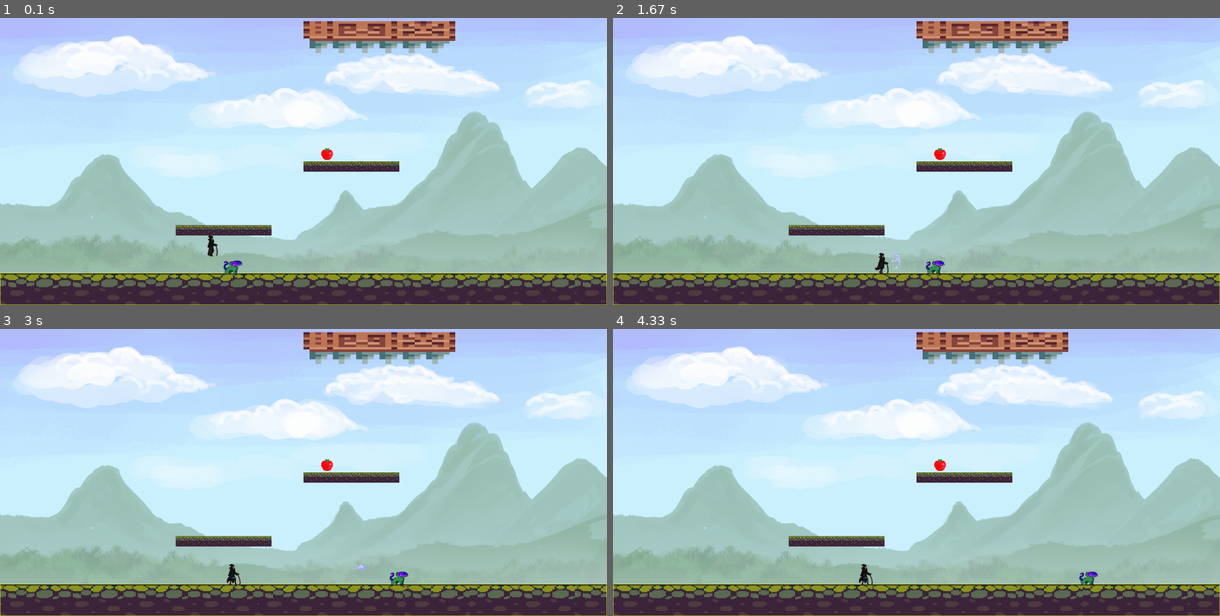
Above: before the commit, frames 1-4 (two rows, left to right).
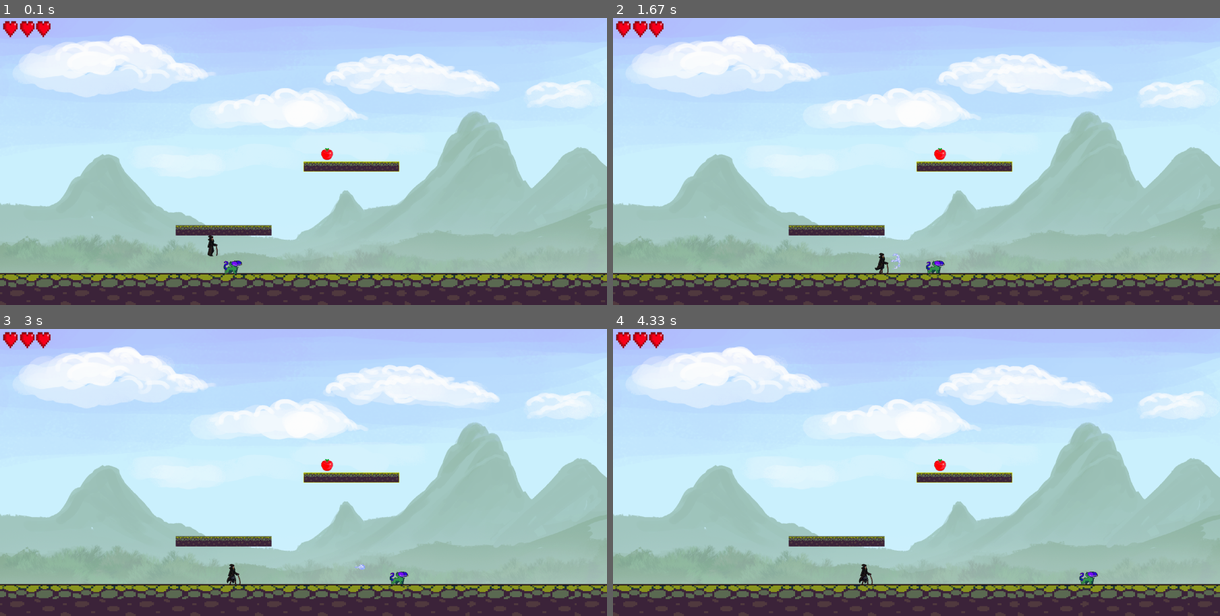
Above: after the commit, the same moments.

Repository: Juanmabott/Pygame
Game: pygame game, started from main.py
Same seed, same stepped clock (60 frames per second), same inputs: the game is played once before the commit and once after it.
Inputs (mouse positions are in pixels of both pictures, inside the frame that each line leads up to):
- Up to frame 1 (0.1 s): no input
- Up to frame 2 (1.67 s): hold Right 0.33-0.8 s; click (892, 172) at 0.92 s; hold Right 1.17-1.63 s
- Up to frame 3 (3 s): hold Left 1.67-2.2 s; hold Left 2.23-2.63 s; hold Right from 2.67 s (still down)
- Up to frame 4 (4.33 s): release Right at 3.3 s; hold Left 3.33-3.8 s; hold Right 3.83-4.3 s

The runs differ from the first frame. In frame 1, 3.5% of the frame differs, in the area x 0-100%, y 0-100%; in frame 2, 3.5%; in frame 3, 3.5%; in frame 4, 3.5%.

Commit message:
actualizado

Diff:
--- a/configuraciones.py
+++ b/configuraciones.py
@@ -7,12 +7,11 @@
 
 def reescalar_imagenes(lista_imagenes, ancho, alto):
     if type(lista_imagenes)==list:
-        for lista in lista_imagenes:
-            for i in range(len(lista)):
-                lista[i] = pygame.transform.scale(lista[i], (ancho, alto))
+        for i in range(len(lista_imagenes)):
+            lista_imagenes[i] = pygame.transform.scale(lista_imagenes[i], (ancho, alto))
     else:
-        lista = pygame.transform.scale(lista_imagenes, (ancho, alto))
-    return lista
+        lista_imagenes = pygame.transform.scale(lista_imagenes, (ancho, alto))
+    return lista_imagenes
 
 trampa_espinas=pygame.image.load("pygame/sources/escenario/trampas/Ceiling Trap - Level 2.png")
 
@@ -50,3 +49,7 @@
                 pygame.image.load("C:/Users/botta/Documents/pyton/pygame/sources/magos/mago base/projectil/4.png"),
                 pygame.image.load("C:/Users/botta/Documents/pyton/pygame/sources/magos/mago base/projectil/5.png"),
                 pygame.image.load("C:/Users/botta/Documents/pyton/pygame/sources/magos/mago base/projectil/6.png")]
+
+corazones=[pygame.image.load("C:/Users/botta/Documents/pyton/pygame/sources/items/0.png"),
+           pygame.image.load("C:/Users/botta/Documents/pyton/pygame/sources/items/1.png"),
+           pygame.image.load("C:/Users/botta/Documents/pyton/pygame/sources/items/2.png")]
--- /dev/null
+++ b/interfaz.py
@@ -0,0 +1,16 @@
+from objeto_juego  import *
+
+class Interfaz(Objeto_juego):
+    def __init__(self,imagen,x,y,screen):
+        super().__init__(imagen,x,y)
+        self.draw(screen)
+    def animar_vida(self,lista_imagenes,screen,dato):
+        tercio= dato/3
+        if  dato>= tercio*2 :
+            frame=2
+        elif  dato>= tercio:
+            frame=1
+        else:
+            frame=0
+
+        screen.blit(lista_imagenes[frame], self.rectangulo["main"])
--- a/item.py
+++ b/item.py
@@ -1,8 +1,8 @@
 from plataforma import *
 
-class Item(Plataforma):#es el hijo de objeto_juego
-    def __init__(self,valor,imagen,estado,pantalla,x,y):
-        super().__init__(imagen,estado,pantalla,x,y)
+class Item(Objeto_juego):
+    def __init__(self,valor,imagen,pantalla,x,y):
+        super().__init__(imagen,x,y)
         self.valor = valor
         self.curacion = 100
         self.pantalla = pantalla
@@ -12,7 +12,8 @@
             self.en_contacto_con_personaje = True
             personaje.vida += self.valor
             self.rectangulo['main'].y = self.rectangulo['main'].y +1000
-
+            print(self.rectangulo["main"].y)
+            self.actualizar_rectangulos()
             self.draw(self.pantalla)
             return True
         else:
--- a/main.py
+++ b/main.py
@@ -8,17 +8,8 @@
 from enemigo import *
 from item import *
 from projectil import *
-def obtener_rectangulo(principal)->dict:
-    diccionario = {}
-    diccionario['main'] = principal.copy()
-    diccionario['bottom'] = pygame.Rect(principal.left, principal.bottom - 10, principal.width, 10)
-    diccionario['right'] = pygame.Rect(principal.right - 2, principal.top, 2, principal.height)
-    diccionario['left'] = pygame.Rect(principal.left, principal.top, 2 , principal.height)
-    diccionario['top'] = pygame.Rect(principal.left, principal.top, principal.width, 10)
-
-    return diccionario
-
-
+from interfaz import *
+from spawnerEnemigo import *
 ANCHO,ALTO=1900,900
 TAMAÑO_PANTALA=(ANCHO,ALTO)
 FPS=18
@@ -73,6 +64,7 @@
 # rect_plataforma_tres = piso_tierra.get_rect()
 # rect_plataforma_tres.x = ANCHO-ANCHO
 # rect_plataforma_tres.y = ALTO/2+350
+corazones=reescalar_imagenes(corazones,150,50)
 
 # rectangulos = obtener_rectangulo(rect_personaje)
 # rectangulos_enemigo = obtener_rectangulo(rect_enemigo)
@@ -100,12 +92,12 @@
                                         x_inicial+40,
                                         761
                                         )
+spawner=SpawnerEnemigos(5)
 
 piso = pygame.Rect(0,ALTO/2+400, ANCHO, 20)
 
 
 #plataformas
-rect_piso = obtener_rectangulo(piso) #funcion
 
 # hitbox_plataforma= obtener_rectangulo(rect_plataforma)
 # hitbox_plataforma_dos= obtener_rectangulo(rect_plataforma_dos)
@@ -119,11 +111,11 @@
 lista_enemigos.append(personaje_enemigo)
 corazones_vida_chicos=reescalar_imagenes(corazones_vida,50,50)
 
-manzana=Item(100,corazones_vida_chicos,"visible",PANTALLA,(1000),(ALTO/2-50))
 trampa=Trampa(trampa_espinas,"visible",PANTALLA, (ANCHO/2), 10)
-plataforma = Plataforma(plataforma_tierra,"visible",PANTALLA,(ANCHO/2) ,(ALTO/2))
-plataforma_dos = Plataforma(plataforma_tierra,"visible",PANTALLA,(ANCHO/2-400),(ALTO/2+200))
-plataforma_tres = Plataforma(piso_tierra,"visible",PANTALLA,(ANCHO-ANCHO),(ALTO/2+350))
+manzana=Item(100,corazones_vida_chicos,PANTALLA,(1000),(ALTO/2-50))
+
+barra_vida=Interfaz(corazones[0],10,10,PANTALLA)
+
 projectil=Projectil(projectil_agua,10,1000,1000)
 run= True
 while run:
@@ -150,12 +142,17 @@
         if event.button == 1:
             projectil.disparo=True  # Clic izquierdo del mouse
 
+    plataforma = Plataforma(plataforma_tierra,"visible",PANTALLA,(ANCHO/2) ,(ALTO/2))
+    plataforma_dos = Plataforma(plataforma_tierra,"visible",PANTALLA,(ANCHO/2-400),(ALTO/2+200))
+    plataforma_tres = Plataforma(piso_tierra,"visible",PANTALLA,(ANCHO-ANCHO),(ALTO/2+350))
+
+
 
     lista_plataforma.append(plataforma)
     lista_plataforma.append(plataforma_dos)
     lista_plataforma.append(plataforma_tres)
-    for plataforma in lista_plataforma:
-        plataforma.draw(PANTALLA)
+    # for plataforma in lista_plataforma:
+    #     plataforma.draw(PANTALLA)
     pygame.draw.rect(PANTALLA, "yellow" , plataforma.rectangulo["main"], 1)
     if get_mode() == True: # dibuja rect piso y rect personaje
         pygame.draw.rect(PANTALLA, "Blue" , personaje_principal.rectangulo["main"], 1)
@@ -175,14 +172,14 @@
         for plataforma in lista_plataforma:
             pygame.draw.rect(PANTALLA, "yellow" , plataforma.rectangulo["main"], 1)
 
+    enemigos = spawner.spawnear_enemigos(personaje_enemigo)
     projectil.disparar_projectil(PANTALLA,personaje_principal,lista_enemigos,projectil_agua)
-
-
-    trampa.draw(PANTALLA)
     manzana.draw(PANTALLA)
+    barra_vida.animar_vida(corazones,PANTALLA,personaje_principal.vida)
     manzana.sumar_vida_personaje(personaje_principal)
     trampa.daniar_jugador(personaje_principal)
-    personaje_principal.verificar_accion(que_hace,PANTALLA,rect_piso,lista_plataforma)
+    personaje_principal.verificar_accion(que_hace,PANTALLA,lista_plataforma)
     personaje_enemigo.mover_enemigo(PANTALLA,lista_plataforma)
     personaje_principal.verificar_colision_enemigo(lista_enemigos)
+
     pygame.display.update()
--- /dev/null
+++ b/nivel.py
@@ -0,0 +1,17 @@
+
+class Nivel:
+    def __init__(self, personaje_principal, lista_enemigos, recompensas, trampas, plataformas):
+        self.personaje_principal = personaje_principal
+        self.lista_enemigos = lista_enemigos
+        self.recompensas = recompensas
+        self.trampas = trampas
+        self.plataformas = plataformas
+
+    def actualizar(self):
+        self.personaje.actualizar()
+        for enemigo in self.enemigos:
+            enemigo.actualizar()
+        for recompensa in self.recompensas:
+            recompensa.actualizar()
+        for trampa in self.trampas:
+            trampa.actualizar()
--- a/personaje_principal.py
+++ b/personaje_principal.py
@@ -8,13 +8,14 @@
         self.__score=0
         self.gravedad= gravedad
         self.estasaltando=True
-        self.vida=100
+        self.vida=30
     def verificar_colision_enemigo(self, lista_de_enemigos):
         for enemigo in lista_de_enemigos:
             if self.rectangulo["main"].colliderect(enemigo.rectangulo["main"]):
                 self.vida-=enemigo.daño
+                #print(self.vida)
 
-    def verificar_accion(self, accion_realizada,pantalla,piso,lista_plataformas):
+    def verificar_accion(self, accion_realizada,pantalla,lista_plataformas):
         match accion_realizada:
             case "derecha":
                 if not self.estasaltando:
@@ -37,7 +38,7 @@
         colision_con_plataforma = False  # Variable de bandera para controlar la colisión con alguna plataforma
 
         for plataforma in lista_plataformas:
-            if self.verificar_colision_piso(piso) or self.verificar_colision(plataforma.rectangulo):
+            if  self.verificar_colision(plataforma.rectangulo):
                 if accion_realizada != "izquierda" and accion_realizada != "derecha":
                     self.animar_movimientos(pantalla,personaje_quieto)
                 self.estasaltando = False
--- /dev/null
+++ b/spawnerEnemigo.py
@@ -0,0 +1,19 @@
+
+from enemigo import *
+
+class SpawnerEnemigos:
+    def __init__(self,cantidad_inicial):
+        self.enemigos_restantes=cantidad_inicial
+
+    def spawnear_enemigos(self,personaje_enemigo):
+        enemigos = []
+        if self.enemigos_restantes >0:
+            for i in range(self.enemigos_restantes):
+                enemigo=personaje_enemigo
+                enemigos.append(enemigo)
+            self.enemigos_restantes=0
+        return enemigos
+
+    def verificar_enemigos(self):
+        if self.enemigos_restantes == 0:
+            self.enemigos_restantes = 10
Binary file removed: sources/items/0.bmp
Binary file added: sources/items/0.png
Binary file removed: sources/items/1.bmp
Binary file added: sources/items/1.png
Binary file removed: sources/items/2.bmp
Binary file added: sources/items/2.png
Binary file added: sources/items/Sin título-1.png
Not shown, added: sources/items/corazones.psd
